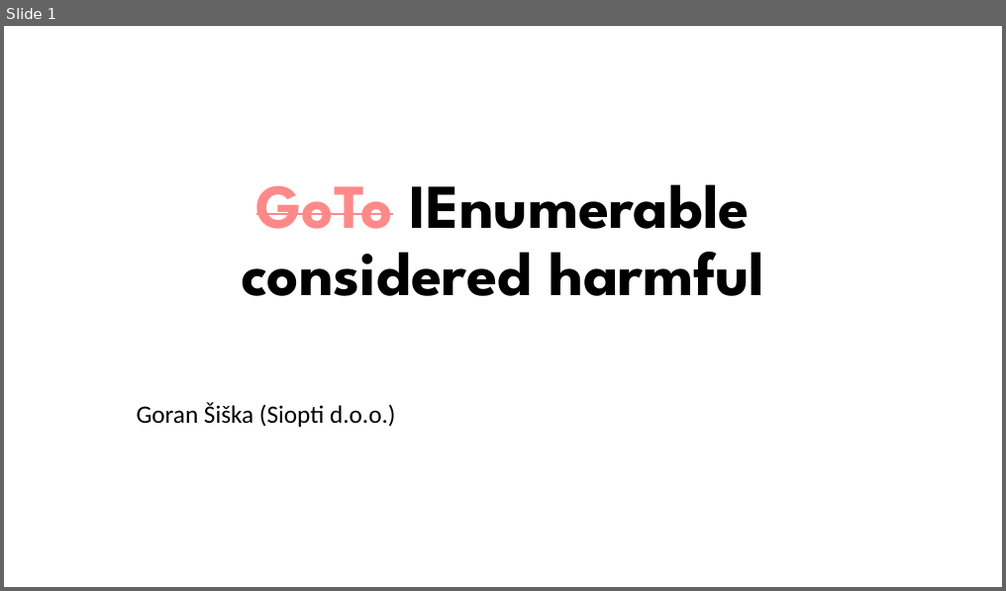
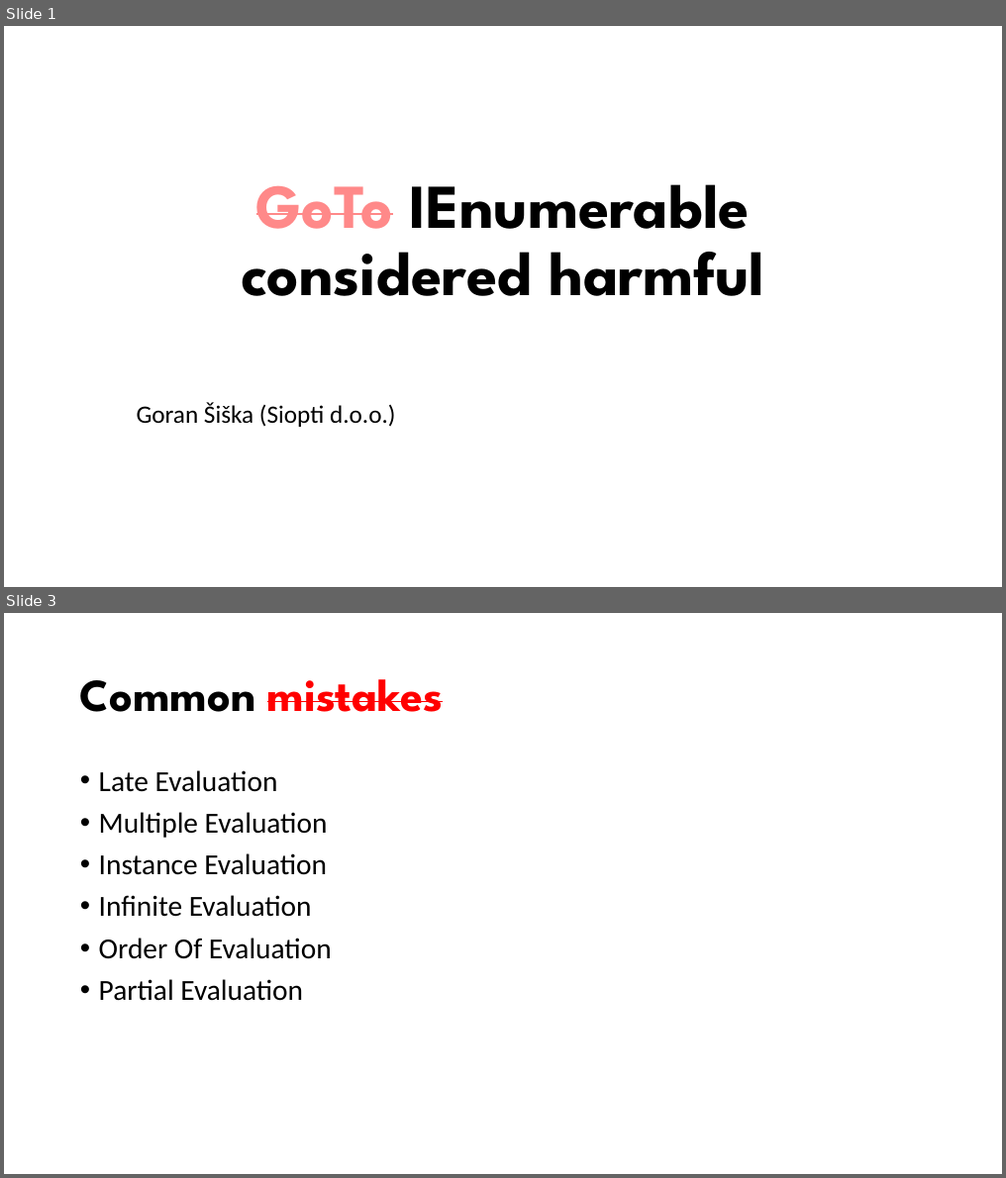
Before and after one commit to GoranSiska/IEnumerableConsideredHarmful, a slide deck: IEnumerable considered harmful.pptx. Shown one above the other, each under a label of ours: slide 1 before the commit, slides 1 and 3 after it; the slides between them are not shown. The pictures are 1006x591 and 1006x1178 pixels, drawn with LibreOffice and Linux fonts; fonts in the diff are those of the drawing; background and template pictures are left out. Boxes give left, top, right and bottom in pixels: in the first picture for what was removed or moved away, otherwise in the second. Text is boxed around its words. In the diff, an @@ line names an element or a change of style, - is before the commit and + after.

Commit message:
cleanup; partial evaluation work;

```diff
--- a/IEnumerable considered harmful.pptx
+++ b/IEnumerable considered harmful.pptx
@@ slide 3 added at <box>4,613,1002,1174</box>, background #FFFFFF @@
@@ title added at <box>80,679,443,712</box>, 44 pt, text #FF0000, bold, strikethrough @@
+Common mistakes
@@ text added at <box>99,770,332,1001</box>, 28 pt, text #000000 @@
+• Late Evaluation
+• Multiple Evaluation
+• Instance Evaluation
+• Infinite Evaluation
+• Order Of Evaluation
+• Partial Evaluation
```
Also in this commit, not shown: 2 other slides added, 1 slide removed, 12 other files.
